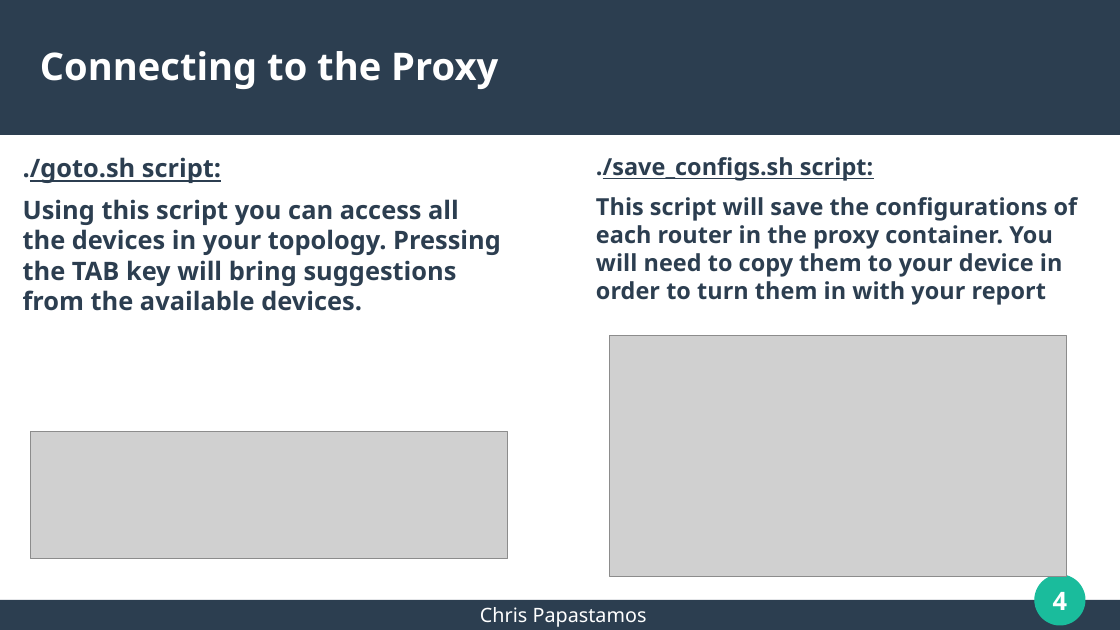
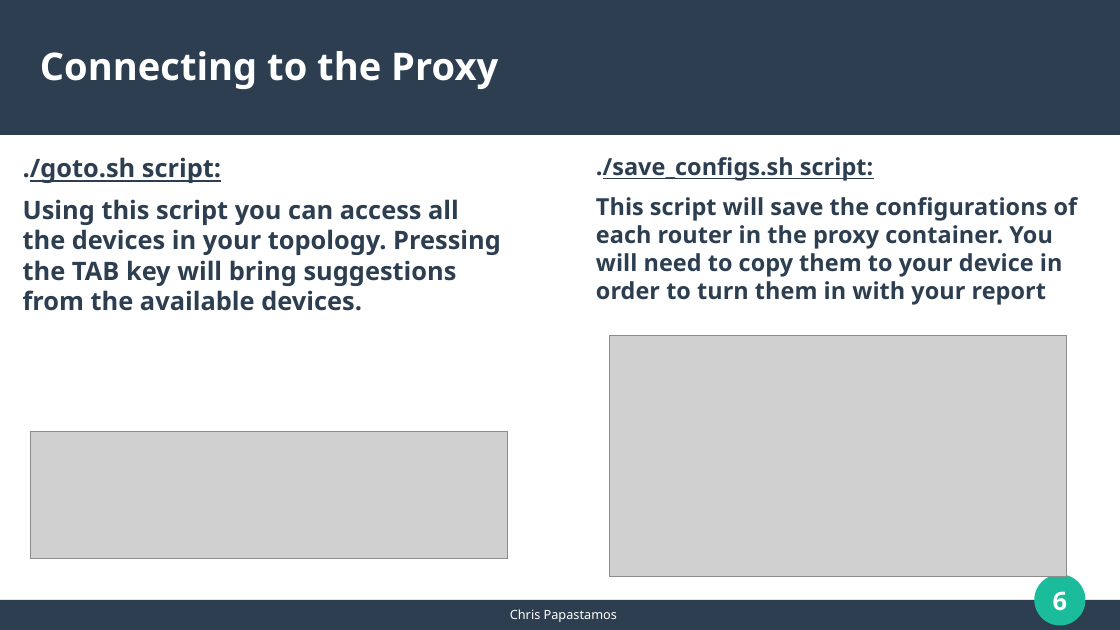
Before and after one commit to papastam/mini_internet_extention, a slide deck: slide 6 of HY436-Assignment4/session1/mini-internet_intro.odp (slide 4 before the commit). Drawn at 1120x630 pixels with LibreOffice and Linux fonts; fonts in the diff are those of the drawing; grey boxes stand for pictures. Boxes give left, top, right and bottom in pixels: in the first picture for what was removed or moved away, otherwise in the second. Text is boxed around its words. In the diff, an @@ line names an element or a change of style, - is before the commit and + after.

```diff
--- a/HY436-Assignment4/session1/mini-internet_intro.odp
+++ b/HY436-Assignment4/session1/mini-internet_intro.odp
@@ page number at [1053,591,1068,611]: text changed @@
-4
+6
@@ text "Chris Papastamos" at [510,609,617,622]: size 14 to 9 pt @@
```
Also in this commit, not shown: 5 other slides changed, 6 slides added, 2 slides removed, 1 other file.
